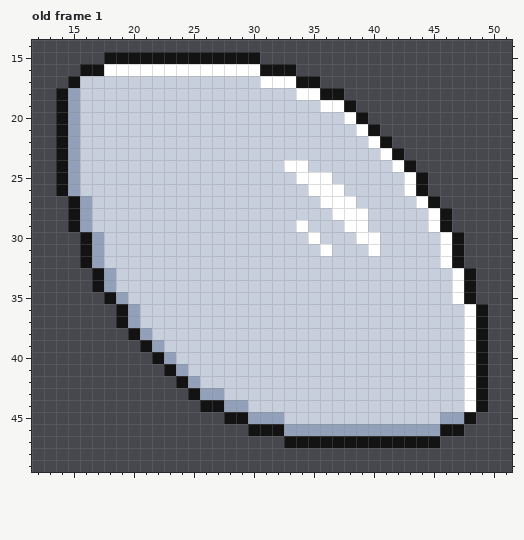
Animated GIF sprite -- lancewells_github_io/public/images/Item_Shop/Items/Wondrous/Scale.gif. The picture above is the old version.
The file is 64x64 pixels, 11 frames. Shown: old frame 1: x 12..51, y 14..49. The commit also changed other frames, which this record leaves out.
After:
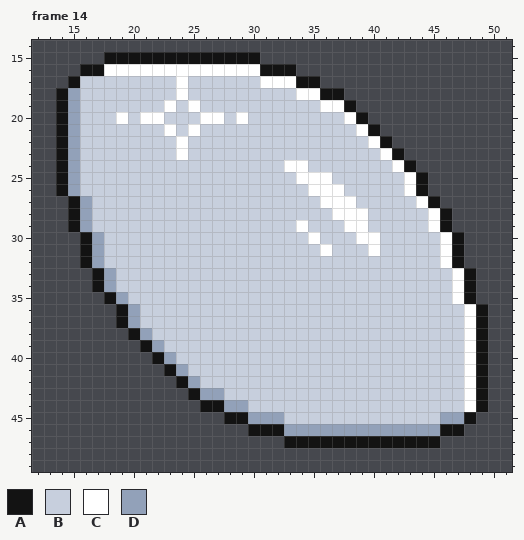
Palette (. is transparent): A #131313  B #c7cfdd  C #ffffff  D #92a1b9
A new or re-ordered frame is compared with the old frame closest to it.
Change:
{"change": "frames 11 -> 15"}
{"where": "frame 14 is new; against old frame 1"}
{"frame":14,"y":17,"x":24,"old":"B","new":"C"}
{"frame":14,"y":18,"x":24,"old":"B","new":"C"}
{"frame":14,"y":19,"x":23,"old":"B","new":"C"}
{"frame":14,"y":19,"x":25,"old":"B","new":"C"}
{"frame":14,"y":20,"x":19,"old":"B","new":"C"}
{"frame":14,"y":20,"x":21,"old":"BB","new":"CC"}
{"frame":14,"y":20,"x":26,"old":"BB","new":"CC"}
{"frame":14,"y":20,"x":29,"old":"B","new":"C"}
{"frame":14,"y":21,"x":23,"old":"B","new":"C"}
{"frame":14,"y":21,"x":25,"old":"B","new":"C"}
{"frame":14,"y":22,"x":24,"old":"B","new":"C"}
{"frame":14,"y":23,"x":24,"old":"B","new":"C"}
{"label":"changed","picture_box":[116,76,248,160]}
